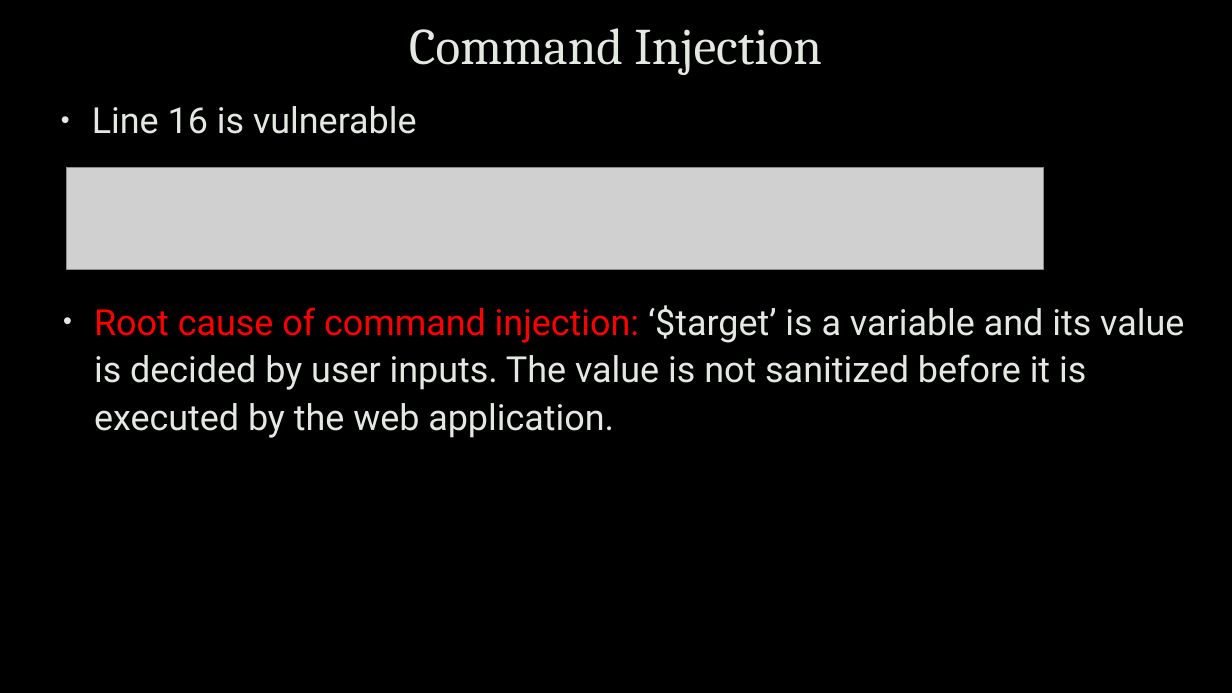
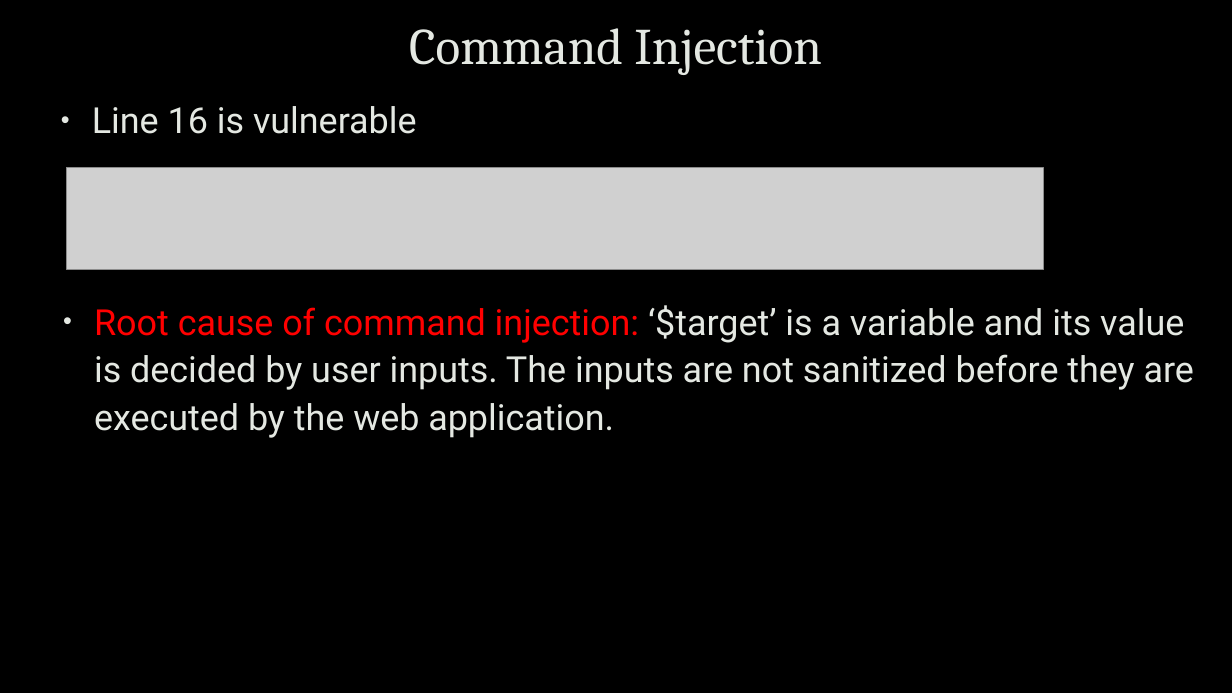
Before and after one commit to 24746364/cits1003, a slide deck: slide 51 of cits1003-lecture_slides/CITS1003-5 Vulnerabilities-exercises.pptx. Drawn at 1232x693 pixels with LibreOffice and Linux fonts; fonts in the diff are those of the drawing; grey boxes stand for pictures; background and template pictures are left out. Boxes give left, top, right and bottom in pixels: in the first picture for what was removed or moved away, otherwise in the second. Text is boxed around its words. In the diff, an @@ line names an element or a change of style, - is before the commit and + after.

Commit message:
fix typos in slides of week 5

```diff
--- a/cits1003-lecture_slides/CITS1003-5 Vulnerabilities-exercises.pptx
+++ b/cits1003-lecture_slides/CITS1003-5 Vulnerabilities-exercises.pptx
@@ text at (x1=94, y1=305, x2=1194, y2=438): text changed @@
-• Root cause of command injection: ‘$target’ is a variable and its value is decided by user inputs. The value is not sanitized before it is executed by the web application.
+• Root cause of command injection: ‘$target’ is a variable and its value is decided by user inputs. The inputs are not sanitized before they are executed by the web application.
```
Also in this commit, not shown: 1 other slide changed.
